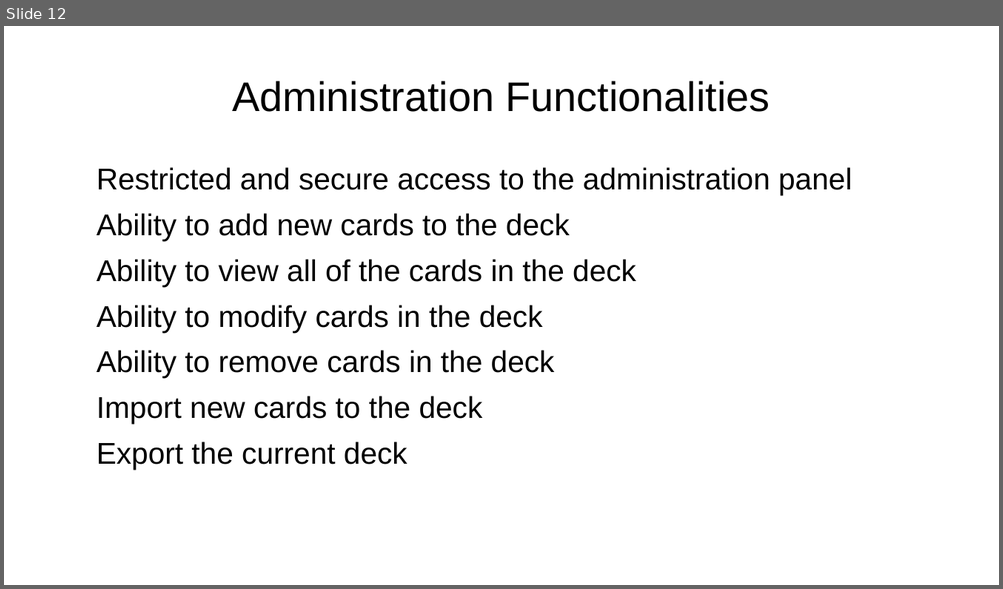
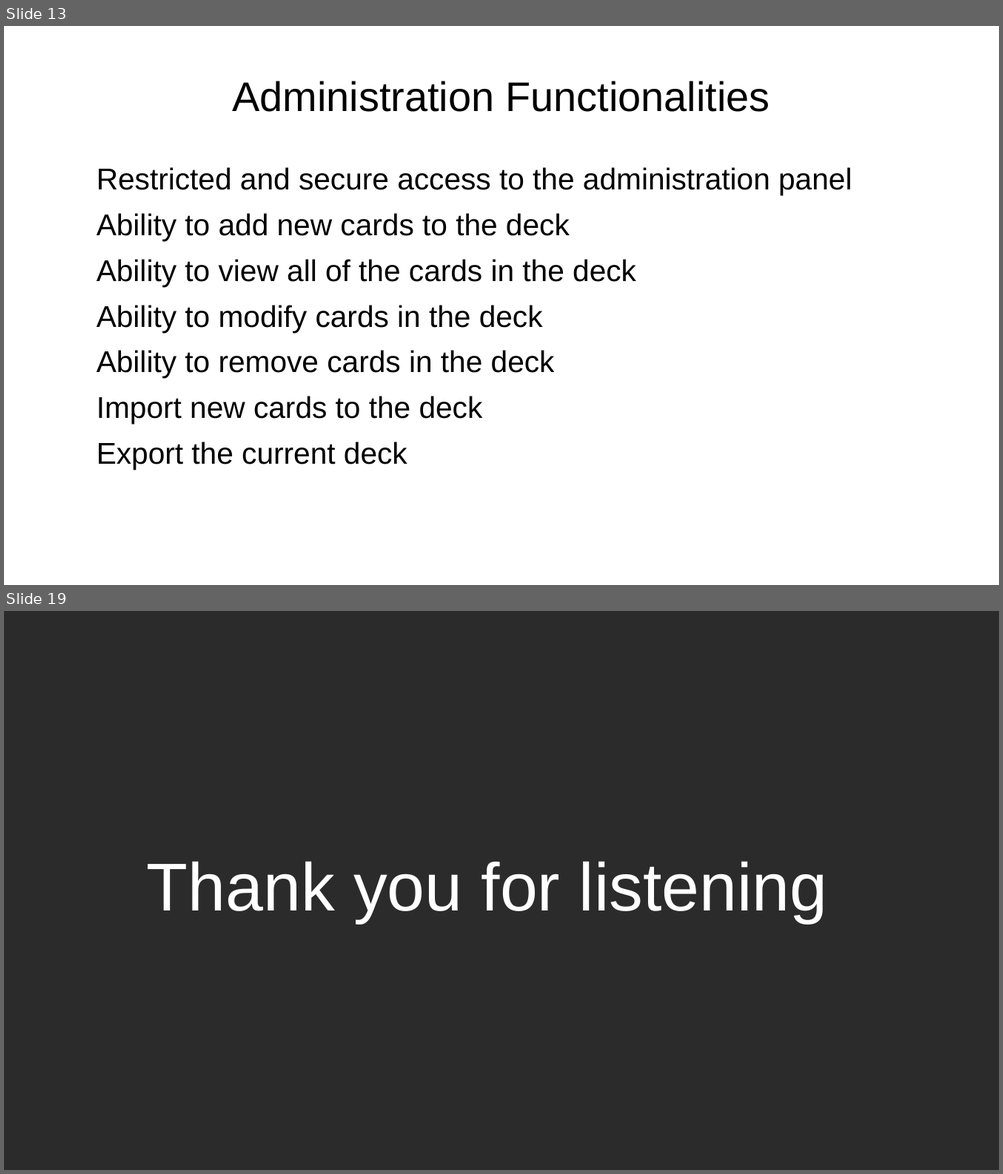
Before and after one commit to GiorgioCaculli/B2_TTMC_Doc, a slide deck: PowerPoint1.odp. Shown one above the other, each under a label of ours: slide 12 before the commit, slides 13 and 19 after it; the slides between them are not shown. The pictures are 1003x589 and 1003x1174 pixels, drawn with LibreOffice and Linux fonts; fonts in the diff are those of the drawing; background and template pictures are left out; a plain dark background stands for a picture behind light text. Boxes give left, top, right and bottom in pixels: in the first picture for what was removed or moved away, otherwise in the second. Text is boxed around its words. In the diff, an @@ line names an element or a change of style, - is before the commit and + after.

```diff
--- a/PowerPoint1.odp
+++ b/PowerPoint1.odp
@@ slide 19 added at bbox=[4, 611, 999, 1170], background picture (left out) @@
@@ title added at bbox=[147, 861, 827, 923], 54 pt, text #FFFFFF @@
+Thank you for listening
@@ what was slide 12 is now slide 13 @@
```
Also in this commit, not shown: 1 slide changed, 7 other slides added.
